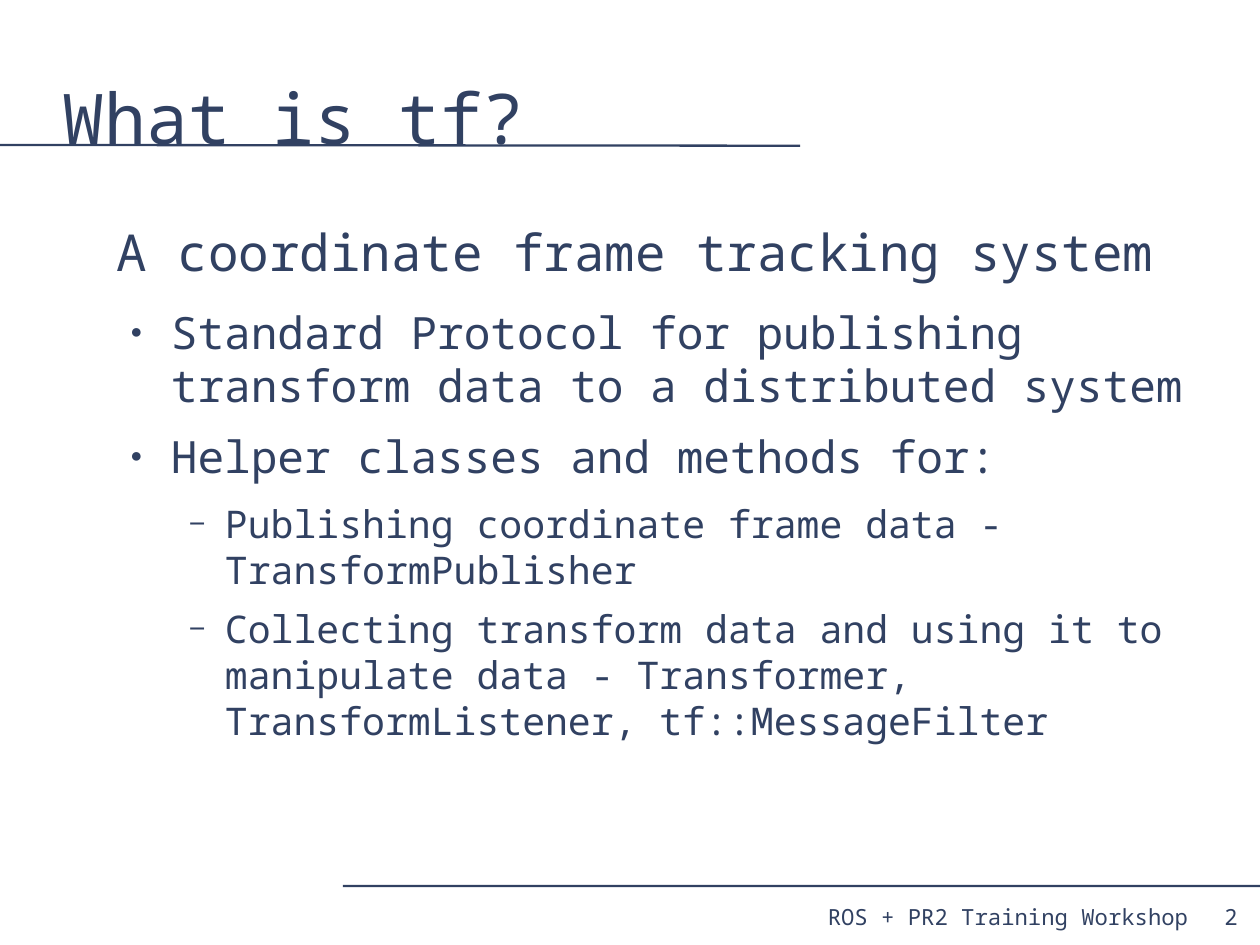
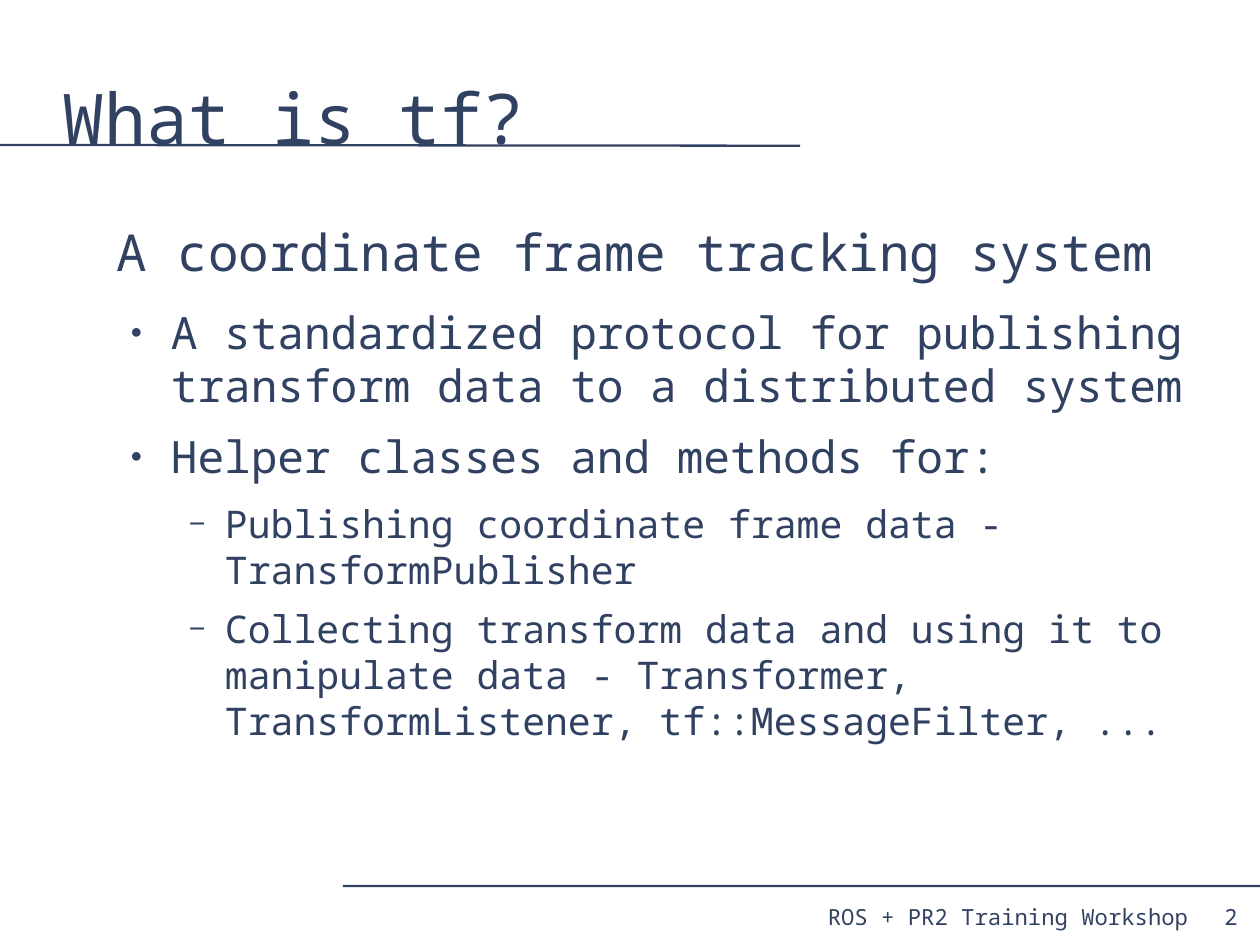
Before and after one commit to PR2/pr2_docs, a slide deck: slide 2 of pr2_training_workshop/tf/tf_training.odp. Drawn at 1260x945 pixels with LibreOffice and Linux fonts; fonts in the diff are those of the drawing. Boxes give left, top, right and bottom in pixels: in the first picture for what was removed or moved away, otherwise in the second. Text is boxed around its words. In the diff, an @@ line names an element or a change of style, - is before the commit and + after.

Commit message:
new version of presentation

```diff
--- a/pr2_training_workshop/tf/tf_training.odp
+++ b/pr2_training_workshop/tf/tf_training.odp
@@ text at [171,315,1183,413]: text changed @@
-  ● Standard Protocol for publishing transform data to a distributed system
+  ● A standardized protocol for publishing transform data to a distributed system
@@ text at [225,614,1163,745]: text changed @@
-    − Collecting transform data and using it to manipulate data - Transformer, TransformListener, tf::MessageFilter
+    − Collecting transform data and using it to manipulate data - Transformer, TransformListener, tf::MessageFilter, ...
```
Also in this commit, not shown: 7 other slides changed, 6 slides added, 14 slides removed, 1 other file.
